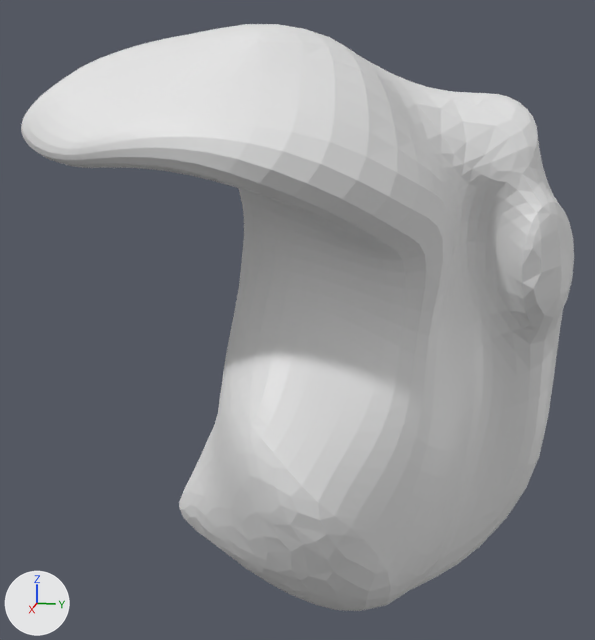
The glTF model raw-data/corridor-cache/817b4f43-5cb7-47c7-8e5d-db6e2d52fa68.glb, before and after one commit.
Camera for both pictures: a 50 mm camera at (0.1054, 0.0888, 0.4867) aimed at (0.0061, 0.069, 0.4619). Lighting does not change. The marker at lower left points along +X, +Y and +Z.

In view in the first picture: 'corridor'.
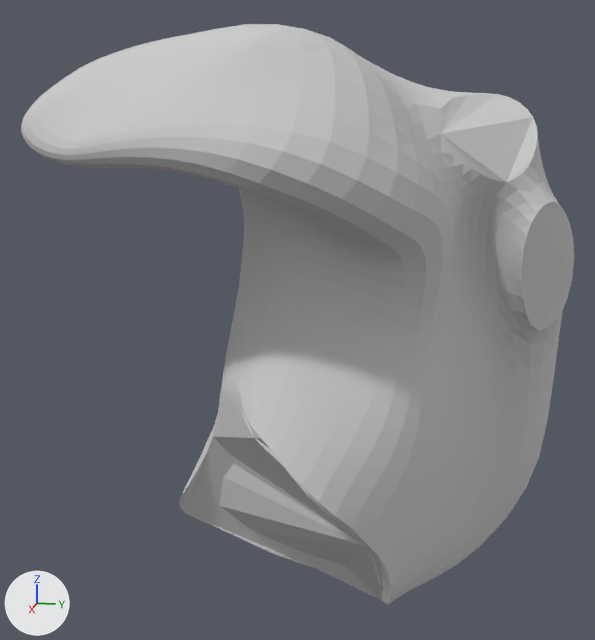
Scene script edits in JSON lines:
```json
{"op": "add", "block": "mat_material", "code": ["mat_material = principled_material('material')", "mat_material.base_color = (0.6, 0.6, 0.6)  # light grey #cbcbcb", "mat_material.roughness = 1.0"]}
{"block": "me_corridor", "where": "# used by ob_corridor; location = (0.0, 0.0, 0.0)"}
{"op": "remove", "block": "me_corridor", "code": "me_corridor.from_pydata(...)  # 5283 vertices, 10558 faces; spans x -0.0329..0.0418, y 0.0487..0.1041, z 0.4298..0.4951"}
{"op": "add", "block": "me_corridor", "code": "me_corridor.from_pydata(...)  # 4689 vertices, 9370 faces; spans x -0.0323..0.0418, y 0.0487..0.104, z 0.4298..0.4951"}
{"block": "me_corridor", "change": "me_corridor part 1: 297 vertices removed from x 0.0139..0.0359, y 0.0567..0.0821, z 0.4302..0.4594"}
{"block": "me_corridor", "change": "me_corridor part 2: 78 vertices removed from x 0.0142..0.0223, y 0.0875..0.1003, z 0.4657..0.489"}
{"block": "me_corridor", "change": "me_corridor part 3: 8904 faces spanning x -0.0323..0.0418, y 0.0487..0.104, z 0.4298..0.4951 switch from no material to mat_material (light grey #cbcbcb)"}
```

Pixel boxes [x1, y1, x2, y2] of what changed, in the pictures (595 x 640 px):
```json
{"object": "corridor", "change": "reshaped", "before": [21, 24, 574, 611], "after": [21, 24, 574, 605]}
{"part": 1, "of": "me_corridor", "change": "deleted", "before": [179, 383, 390, 611]}
{"part": 2, "of": "me_corridor", "change": "deleted", "before": [441, 93, 574, 331]}
{"part": 3, "of": "me_corridor", "change": "recoloured", "before": [21, 24, 564, 605], "after": [21, 24, 564, 605]}
```
